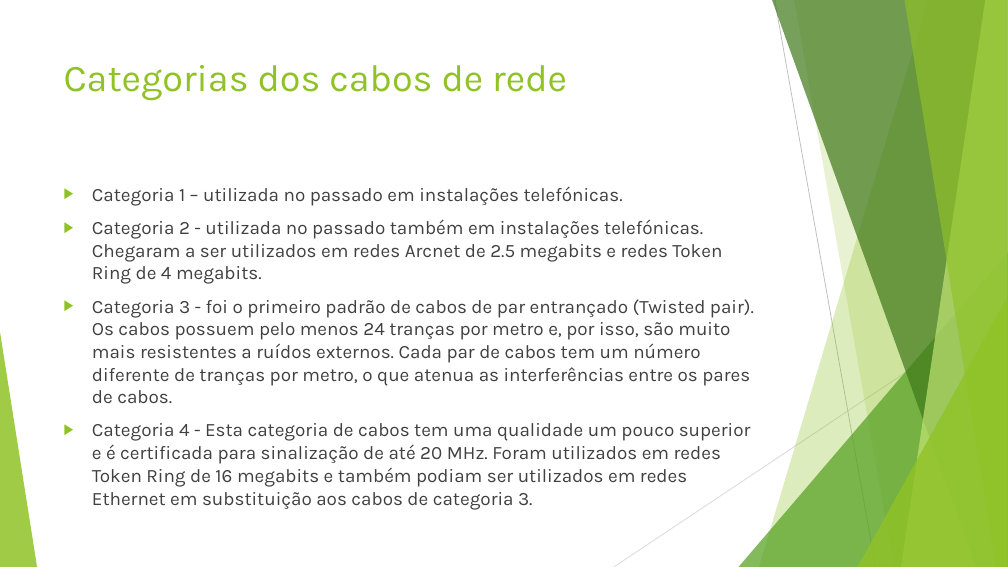
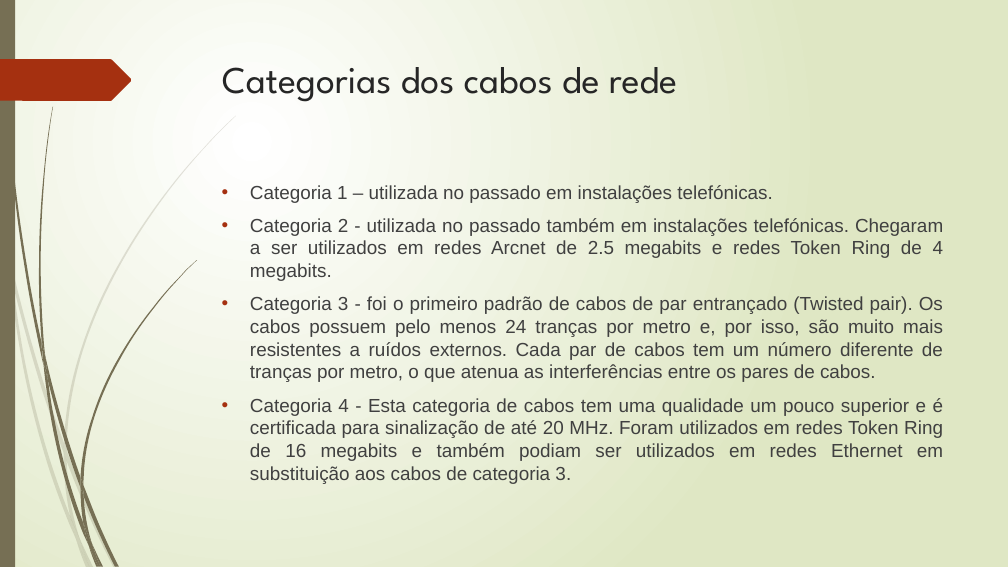
Before and after one commit to CarinaGomesCardoso/CC, a slide deck: slide 2 of Redes.pptx. Drawn at 1008x567 pixels with LibreOffice and Linux fonts; fonts in the diff are those of the drawing. Boxes give left, top, right and bottom in pixels: in the first picture for what was removed or moved away, otherwise in the second. Text is boxed around its words. In the diff, an @@ line names an element or a change of style, - is before the commit and + after.

```diff
--- a/Redes.pptx
+++ b/Redes.pptx
@@ background #FFFFFF to gradient #FFFFFF to #DFE8C4 @@
@@ rectangle added at [0,0,15,567], fill #766F54 @@
@@ freeform shape added at [0,59,132,101], fill #A53010 @@
@@ title "Categorias dos cabos de rede": place and size @@
-title "Categorias dos cabos de rede" at [64,65,567,101]
+title "Categorias dos cabos de rede" at [222,67,677,102]
@@ title "Categorias dos cabos de rede" at [222,67,677,102]: font Karla to League Spartan, text colour #90C226 to #262626 @@
@@ text "Categoria 1 – utilizada no ...": place and size @@
-text "Categoria 1 – utilizada no ..." at [92,187,754,510]
+text "Categoria 1 – utilizada no ..." at [250,185,944,484]
@@ text "Categoria 1 – utilizada no ..." at [250,185,944,484]: font Karla to Arial; alignment left to justified; bullet ▶ to •; bullet colour #90C226 to #A53010 @@
@@ group removed at [0,0,1008,567]: 5 freeform shapes, 3 triangles, 2 lines @@
@@ group added at [0,116,236,567]: 10 freeform shapes @@
@@ group added at [2,0,197,567]: 12 freeform shapes @@
```
Also in this commit, not shown: 2 other slides changed, 13 slides added, 1 slide removed, 1 other file.
